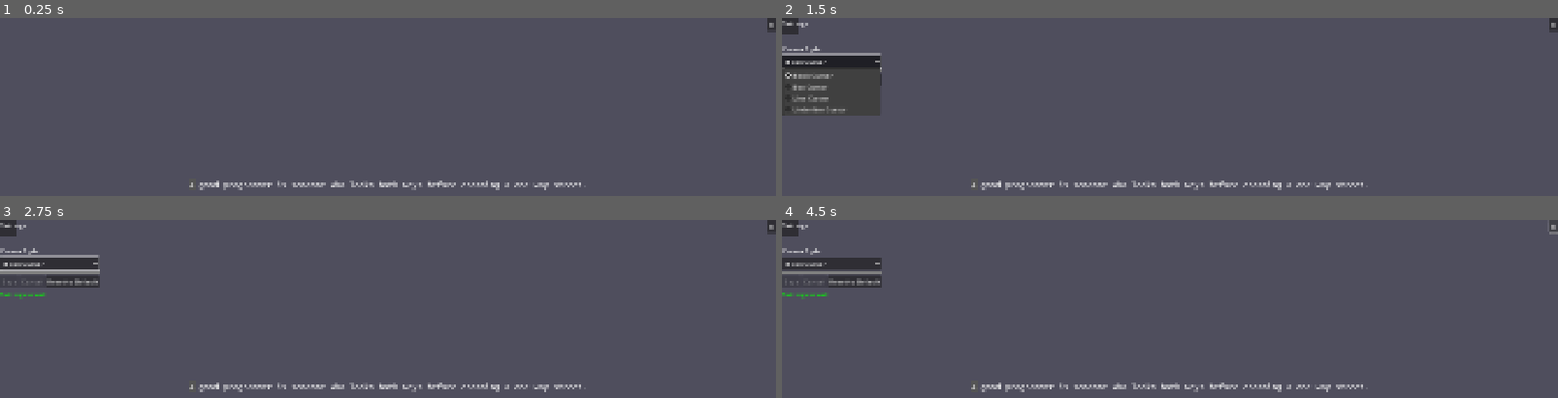
Above: before the commit, frames 1-4 (two rows, left to right).
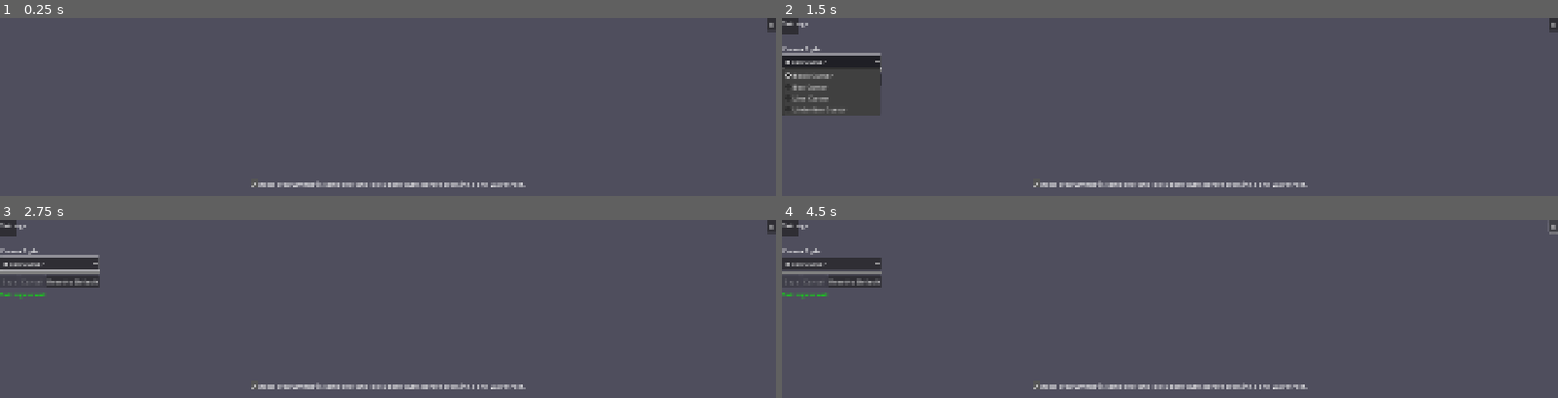
Above: after the commit, the same moments.

Repository: Mathijs-Bakker/glove80-ninja
Game: Godot game, scene res://src/main/main.tscn
The game is run twice, just before and just after one commit, with the same random seed, the same clock (stepped at 60 frames per second) and the same inputs. Before the commit the project starts from res://scenes/main/main.tscn.
Inputs:
- Up to frame 1 (0.25 s): no input
- Up to frame 2 (1.5 s): click "⚙" at 0.5 s; click "Block Cursor" at 1.25 s
- Up to frame 3 (2.75 s): click "Reset to Default" at 2 s
- Up to frame 4 (4.5 s): click "⚙" at 2.75 s; click "Block Cursor" at 3.5 s; click "⚙" at 4.25 s

The runs differ from the first frame. In frame 1, 1.0% of the frame differs, in the area x 24-75%, y 91-97%; in frame 2, 1.0%; in frame 3, 1.0%; in frame 4, 1.0%.

Commit message:
Update project structure.

Diff:
--- a/glove80-ninja/project.godot
+++ b/glove80-ninja/project.godot
@@ -16,12 +16,13 @@
 boot_splash/bg_color=Color(0.231606, 0.353981, 0.409801, 1)
 boot_splash/fullsize=false
 boot_splash/image="uid://c4he1hocbe6g"
-config/icon="res://assets/icon.svg"
+config/icon="res://assets/identity/icon.svg"
 boot_splash/minimum_display_time=30
 
 [autoload]
 
 ConfigManager="*res://autoload/config_manager.gd"
+Log="*res://addons/logger/logger.gd"
 
 [display]
 
@@ -29,3 +30,7 @@
 window/size/viewport_height=1080
 window/stretch/mode="canvas_items"
 window/dpi/allow_hidpi=false
+
+[editor_plugins]
+
+enabled=PackedStringArray("res://addons/logger/plugin.cfg")
--- a/glove80-ninja/scenes/main/main.tscn
+++ /dev/null
@@ -1,6 +0,0 @@
-[gd_scene load_steps=2 format=3 uid="uid://btxgor12njard"]
-
-[ext_resource type="Script" uid="uid://cbevod868l1gh" path="res://scripts/main.gd" id="1_iuonh"]
-
-[node name="Main" type="Node"]
-script = ExtResource("1_iuonh")
--- a/glove80-ninja/scenes/settings/settings.tscn
+++ /dev/null
@@ -1,54 +0,0 @@
-[gd_scene load_steps=2 format=3 uid="uid://dapuh3efjdkbu"]
-
-[ext_resource type="Script" uid="uid://cefb0xy3tuug8" path="res://scripts/settings.gd" id="1_26ncd"]
-
-[node name="Settings" type="Control"]
-layout_mode = 3
-anchors_preset = 0
-script = ExtResource("1_26ncd")
-
-[node name="Panel" type="Panel" parent="."]
-layout_mode = 0
-offset_right = 40.0
-offset_bottom = 40.0
-
-[node name="VBoxContainer" type="VBoxContainer" parent="Panel"]
-layout_mode = 0
-offset_right = 40.0
-offset_bottom = 40.0
-
-[node name="Title" type="Label" parent="Panel/VBoxContainer"]
-layout_mode = 2
-text = "Settings
-"
-
-[node name="HSeparator" type="HSeparator" parent="Panel/VBoxContainer"]
-layout_mode = 2
-
-[node name="CursorLabel" type="Label" parent="Panel/VBoxContainer"]
-layout_mode = 2
-text = "Cursor Style:"
-
-[node name="CursorOption" type="OptionButton" parent="Panel/VBoxContainer"]
-layout_mode = 2
-
-[node name="HSeparator2" type="HSeparator" parent="Panel/VBoxContainer"]
-layout_mode = 2
-
-[node name="HBoxContainer" type="HBoxContainer" parent="Panel/VBoxContainer"]
-layout_mode = 2
-
-[node name="SaveBtn" type="Button" parent="Panel/VBoxContainer/HBoxContainer"]
-layout_mode = 2
-text = "Save"
-
-[node name="CancelBtn" type="Button" parent="Panel/VBoxContainer/HBoxContainer"]
-layout_mode = 2
-text = "Cancel"
-
-[node name="ResetBtn" type="Button" parent="Panel/VBoxContainer/HBoxContainer"]
-layout_mode = 2
-text = "Reset to Default"
-
-[node name="StatusLabel" type="Label" parent="Panel/VBoxContainer"]
-layout_mode = 2
--- a/glove80-ninja/scenes/typing game controller/typing_game.tscn
+++ /dev/null
@@ -1,68 +0,0 @@
-[gd_scene load_steps=3 format=3 uid="uid://v1twkfdtvwwj"]
-
-[ext_resource type="Script" uid="uid://cq0s66p8ibd80" path="res://scripts/typing_game_controller.gd" id="1_wcbk7"]
-[ext_resource type="Theme" uid="uid://dcmue30t571sw" path="res://themes/default.tres" id="2_uuxtn"]
-
-[node name="Main" type="Control"]
-layout_mode = 3
-anchors_preset = 15
-anchor_right = 1.0
-anchor_bottom = 1.0
-grow_horizontal = 2
-grow_vertical = 2
-script = ExtResource("1_wcbk7")
-
-[node name="Background" type="ColorRect" parent="."]
-layout_mode = 1
-anchors_preset = 15
-anchor_right = 1.0
-anchor_bottom = 1.0
-offset_bottom = -951.0
-grow_horizontal = 2
-grow_vertical = 2
-scale = Vector2(1, 8.4)
-color = Color(0.309804, 0.305882, 0.364706, 1)
-
-[node name="VBoxContainer" type="VBoxContainer" parent="."]
-layout_mode = 1
-anchors_preset = 8
-anchor_left = 0.5
-anchor_top = 0.5
-anchor_right = 0.5
-anchor_bottom = 0.5
-offset_left = -525.0
-offset_top = -141.5
-offset_right = 525.0
-offset_bottom = 141.5
-grow_horizontal = 2
-grow_vertical = 2
-
-[node name="CenterContainer" type="MarginContainer" parent="VBoxContainer"]
-layout_mode = 2
-
-[node name="SampleLabel" type="RichTextLabel" parent="VBoxContainer/CenterContainer"]
-layout_mode = 2
-theme = ExtResource("2_uuxtn")
-bbcode_enabled = true
-text = "Example  Text"
-fit_content = true
-scroll_active = false
-autowrap_mode = 2
-horizontal_alignment = 1
-
-[node name="StatsLabel" type="Label" parent="VBoxContainer"]
-layout_mode = 2
-
-[node name="SettingsBtn" type="Button" parent="."]
-layout_mode = 1
-anchors_preset = 1
-anchor_left = 1.0
-anchor_right = 1.0
-offset_left = -18.0
-offset_bottom = 31.0
-grow_horizontal = 0
-text = "⚙"
-
-[node name="Timer" type="Timer" parent="."]
-
-[node name="IdleTimer" type="Timer" parent="."]
--- a/glove80-ninja/scenes/virtual keyboard/virtual_keyboard.tscn
+++ /dev/null
@@ -1,8 +0,0 @@
-[gd_scene load_steps=2 format=3 uid="uid://c1og1ei5bsewr"]
-
-[ext_resource type="Script" uid="uid://c6wlhtcag3l2s" path="res://scripts/virtual_keyboard.gd" id="1_gkkcr"]
-
-[node name="VirtualKeyboard" type="Control"]
-layout_mode = 3
-anchors_preset = 0
-script = ExtResource("1_gkkcr")
--- a/glove80-ninja/scripts/main.gd
+++ /dev/null
@@ -1,19 +0,0 @@
-extends Node
-class_name Main
-
-func _ready() -> void:
-    print("🎯 Main scene loaded")
-
-    # Load and add typing_game.tscn as a child
-    var typing_game_scene = preload("res://scenes/typing game controller/typing_game.tscn")
-    var typing_game_instance = typing_game_scene.instantiate()
-    add_child(typing_game_instance)
-    typing_game_instance.name = "TypingGame"
-
-    print("✅ TypingGame instance added as child")
-
-    # Verify ConfigManager exists
-    if has_node("/root/ConfigManager"):
-        print("✅ ConfigManager found")
-    else:
-        print("❌ ConfigManager NOT found")
--- a/glove80-ninja/scripts/settings_manager.gd
+++ /dev/null
@@ -1,28 +0,0 @@
-extends Node
-
-@onready var settings_btn: Button = $SettingsBtn
-@onready var config_manager = get_node("/root/ConfigManager")
-
-var settings_scene: Control
-
-func _ready():
-	settings_scene = preload("res://scenes/settings/settings.tscn").instantiate()
-	get_parent().add_child(settings_scene)
-	settings_scene.hide()
-	settings_btn.pressed.connect(open_settings)
-
-func open_settings() -> void:
-	settings_scene.show()
-
-func close_settings() -> void:
-	settings_scene.hide()
-
-func handle_settings_input(event: InputEventKey) -> bool:
-	if event.keycode == KEY_ESCAPE and event.pressed and not event.echo:
-		if settings_scene.visible:
-			close_settings()
-			return true
-		else:
-			open_settings()
-			return true
-	return false
--- a/glove80-ninja/scripts/typing_game_controller.gd
+++ /dev/null
@@ -1,189 +0,0 @@
-extends Control
-class_name TypingGameController
-
-## Handles all typing game logic and coordination
-
-
-#region Dependencies
-var typing_manager: TypingManager
-var stats_manager: StatsManager
-var text_display: TextDisplayManager
-#endregion
-
-
-#region Scene References
-@onready var sample_label: RichTextLabel = $VBoxContainer/CenterContainer/SampleLabel
-@onready var stats_label: Label = $VBoxContainer/StatsLabel
-@onready var idle_timer: Timer = $IdleTimer
-@onready var settings_btn: Button = $SettingsBtn
-#endregion
-
-
-#region Constants
-const IDLE_TIMEOUT := 10.0
-const RESULTS_DISPLAY_TIME := 2.0
-#endregion
-
-
-#region State
-var settings_scene: Control
-#endregion
-
-
-func _ready() -> void:
-    initialize_game()
-
-
-func initialize_game() -> void:
-    setup_managers()
-    setup_ui()
-    setup_timers()
-    setup_connections()
-
-    start_new_exercise()
-    print("Typing game ready")
-
-
-func setup_managers() -> void:
-    typing_manager = TypingManager.new()
-    stats_manager = StatsManager.new()
-    text_display = TextDisplayManager.new()
-
-    var config_manager = get_node("/root/ConfigManager")
-    text_display.setup(sample_label, config_manager)
-
-
-func setup_ui() -> void:
-    settings_btn.pressed.connect(open_settings)
-    print("UI setup complete")
-
-
-func setup_timers() -> void:
-    idle_timer.wait_time = IDLE_TIMEOUT
-    idle_timer.one_shot = true
-    idle_timer.timeout.connect(_on_idle_timeout)
-    print("Timers setup complete")
-
-
-func setup_connections() -> void:
-    # Typing manager connections
-    typing_manager.typing_started.connect(_on_typing_started)
-    typing_manager.typing_finished.connect(_on_typing_finished)
-    typing_manager.character_typed.connect(_on_character_typed)
-    typing_manager.progress_updated.connect(_on_progress_updated)
-
-    # Stats manager connections
-    stats_manager.stats_updated.connect(_on_stats_updated)
-    print("Signal connections setup complete")
-
-
-func start_new_exercise() -> void:
-    var text_provider = TextProvider.new()
-    var sample_text = text_provider.get_random_sample()
-    typing_manager.load_new_text(sample_text)
-    stats_manager.stop_timing()
-    update_display()
-    print("New exercise started")
-
-
-func update_display() -> void:
-    text_display.update_display(typing_manager.get_display_data())
-
-
-func open_settings() -> void:
-    if not settings_scene:
-        settings_scene = preload("res://scenes/settings/settings.tscn").instantiate()
-        add_child(settings_scene)
-
-    settings_scene.show()
-    print("Settings opened")
-
-
-func _input(event: InputEvent) -> void:
-    if not event is InputEventKey:
-        return
-
-    var key_event := event as InputEventKey
-    if not key_event.pressed or key_event.echo:
-        return
-
-    if key_event.keycode == KEY_ESCAPE:
-        toggle_settings()
-        return
-
-    if typing_manager.handle_input(key_event):
-        reset_idle_timer()
-        update_display()
-
-
-func reset_idle_timer() -> void:
-    if idle_timer.is_stopped():
-        idle_timer.start()
-    else:
-        idle_timer.start(IDLE_TIMEOUT)
-
-
-func toggle_settings() -> void:
-    if settings_scene and settings_scene.visible:
-        settings_scene.hide()
-        print("Settings closed")
-    else:
-        open_settings()
-
-
-func _on_typing_started() -> void:
-    stats_manager.start_timing()
-    idle_timer.start()
-    print("Typing started")
-
-
-func _on_typing_finished(_wpm: float, _accuracy: float, _time: float, _mistakes: int) -> void:
-    complete_exercise()
-
-
-func complete_exercise() -> void:
-    var final_stats = get_final_stats()
-    show_results(final_stats)
-
-    await get_tree().create_timer(RESULTS_DISPLAY_TIME).timeout
-    start_new_exercise()
-
-
-func get_final_stats() -> Dictionary:
-    return stats_manager.get_final_stats(
-        typing_manager.user_input.length(),
-        typing_manager.calculate_accuracy(),
-        typing_manager.mistakes
-    )
-
-
-func show_results(stats: Dictionary) -> void:
-    var results_text = "Completed! WPM: %.1f | Accuracy: %.1f%% | Time: %.1fs | Mistakes: %d" % [
-        stats.get("wpm", 0.0),
-        stats.get("accuracy", 0.0),
-        stats.get("time", 0.0),
-        stats.get("mistakes", 0)
-    ]
-    stats_label.text = results_text
-    print("Exercise completed: ", results_text)
-
-
-func _on_character_typed(_correct: bool) -> void:
-    stats_manager.update_wpm(typing_manager.user_input.length())
-
-
-func _on_progress_updated(_progress: float) -> void:
-    update_display()
-
-
-func _on_stats_updated(wpm: float, accuracy: float, mistakes: int) -> void:
-    text_display.update_stats_display(
-        {"wpm": wpm, "accuracy": accuracy, "mistakes": mistakes},
-        stats_label
-    )
-
-
-func _on_idle_timeout() -> void:
-    if typing_manager.is_typing and not typing_manager.user_input.is_empty():
-        print("Resetting due to inactivity...")
-        start_new_exercise()
--- a/glove80-ninja/scripts/virtual_keyboard.gd
+++ /dev/null
@@ -1,24 +0,0 @@
-# Create a separate scene for virtual keyboard
-# VirtualKeyboard.gd
-extends HBoxContainer
-
-@onready var key_scene = preload("res://Key.tscn")  # Create a simple Key scene
-
-func _ready():
-    create_keyboard()
-
-func create_keyboard():
-    var rows = [
-        "1234567890-=",
-        "qwertyuiop[]",
-        "asdfghjkl;'",
-        "zxcvbnm,./"
-    ]
-
-    for row in rows:
-        var row_container = HBoxContainer.new()
-        for char in row:
-            var key = key_scene.instantiate()
-            key.get_node("Label").text = char
-            row_container.add_child(key)
-        add_child(row_container)xtends Control
--- /dev/null
+++ b/glove80-ninja/src/main/main.gd
@@ -0,0 +1,10 @@
+extends Node
+
+func _ready() -> void:
+    Log.info("[main] Application started.")
+
+    # Load and add typing_game.tscn as a child
+    var typing_game_scene = preload("res://src/practice/practice.tscn")
+    var typing_game_instance = typing_game_scene.instantiate()
+    add_child(typing_game_instance)
+    typing_game_instance.name = "TypingGame"
--- /dev/null
+++ b/glove80-ninja/src/main/main.tscn
@@ -0,0 +1,6 @@
+[gd_scene load_steps=2 format=3 uid="uid://btxgor12njard"]
+
+[ext_resource type="Script" uid="uid://cbevod868l1gh" path="res://src/main/main.gd" id="1_iuonh"]
+
+[node name="Main" type="Node"]
+script = ExtResource("1_iuonh")
--- /dev/null
+++ b/glove80-ninja/src/practice/practice.tscn
@@ -0,0 +1,68 @@
+[gd_scene load_steps=3 format=3 uid="uid://dwca0eexv6w8s"]
+
+[ext_resource type="Script" uid="uid://bflxvmshipy01" path="res://src/practice/practice_controller.gd" id="1_3s2vg"]
+[ext_resource type="Theme" uid="uid://dcmue30t571sw" path="res://themes/default.tres" id="2_p0pty"]
+
+[node name="Practice" type="Control"]
+layout_mode = 3
+anchors_preset = 15
+anchor_right = 1.0
+anchor_bottom = 1.0
+grow_horizontal = 2
+grow_vertical = 2
+script = ExtResource("1_3s2vg")
+
+[node name="Background" type="ColorRect" parent="."]
+layout_mode = 1
+anchors_preset = 15
+anchor_right = 1.0
+anchor_bottom = 1.0
+offset_bottom = -951.0
+grow_horizontal = 2
+grow_vertical = 2
+scale = Vector2(1, 8.4)
+color = Color(0.309804, 0.305882, 0.364706, 1)
+
+[node name="VBoxContainer" type="VBoxContainer" parent="."]
+layout_mode = 1
+anchors_preset = 8
+anchor_left = 0.5
+anchor_top = 0.5
+anchor_right = 0.5
+anchor_bottom = 0.5
+offset_left = -525.0
+offset_top = -141.5
+offset_right = 525.0
+offset_bottom = 141.5
+grow_horizontal = 2
+grow_vertical = 2
+
+[node name="CenterContainer" type="MarginContainer" parent="VBoxContainer"]
+layout_mode = 2
+
+[node name="SampleLabel" type="RichTextLabel" parent="VBoxContainer/CenterContainer"]
+layout_mode = 2
+theme = ExtResource("2_p0pty")
+bbcode_enabled = true
+text = "Example  Text"
+fit_content = true
+scroll_active = false
+autowrap_mode = 2
+horizontal_alignment = 1
+
+[node name="StatsLabel" type="Label" parent="VBoxContainer"]
+layout_mode = 2
+
+[node name="SettingsBtn" type="Button" parent="."]
+layout_mode = 1
+anchors_preset = 1
+anchor_left = 1.0
+anchor_right = 1.0
+offset_left = -18.0
+offset_bottom = 31.0
+grow_horizontal = 0
+text = "⚙"
+
+[node name="Timer" type="Timer" parent="."]
+
+[node name="IdleTimer" type="Timer" parent="."]
--- /dev/null
+++ b/glove80-ninja/src/practice/practice_controller.gd
@@ -0,0 +1,189 @@
+extends Control
+class_name TypingGameController
+
+## Handles all typing game logic and coordination
+
+
+#region Dependencies
+var typing_manager: TypingManager
+var stats_manager: StatsManager
+var text_display: TextDisplayManager
+#endregion
+
+
+#region Scene References
+@onready var sample_label: RichTextLabel = $VBoxContainer/CenterContainer/SampleLabel
+@onready var stats_label: Label = $VBoxContainer/StatsLabel
+@onready var idle_timer: Timer = $IdleTimer
+@onready var settings_btn: Button = $SettingsBtn
+#endregion
+
+
+#region Constants
+const IDLE_TIMEOUT := 10.0
+const RESULTS_DISPLAY_TIME := 2.0
+#endregion
+
+
+#region State
+var settings_scene: Control
+#endregion
+
+
+func _ready() -> void:
+	initialize_game()
+
+
+func initialize_game() -> void:
+	setup_managers()
+	setup_ui()
+	setup_timers()
+	setup_connections()
+
+	start_new_exercise()
+	print("Typing game ready")
+
+
+func setup_managers() -> void:
+	typing_manager = TypingManager.new()
+	stats_manager = StatsManager.new()
+	text_display = TextDisplayManager.new()
+
+	var config_manager = get_node("/root/ConfigManager")
+	text_display.setup(sample_label, config_manager)
+
+
+func setup_ui() -> void:
+	settings_btn.pressed.connect(open_settings)
+	print("UI setup complete")
+
+
+func setup_timers() -> void:
+	idle_timer.wait_time = IDLE_TIMEOUT
+	idle_timer.one_shot = true
+	idle_timer.timeout.connect(_on_idle_timeout)
+	print("Timers setup complete")
+
+
+func setup_connections() -> void:
+	# Typing manager connections
+	typing_manager.typing_started.connect(_on_typing_started)
+	typing_manager.typing_finished.connect(_on_typing_finished)
+	typing_manager.character_typed.connect(_on_character_typed)
+	typing_manager.progress_updated.connect(_on_progress_updated)
+
+	# Stats manager connections
+	stats_manager.stats_updated.connect(_on_stats_updated)
+	print("Signal connections setup complete")
+
+
+func start_new_exercise() -> void:
+	var text_provider = TextProvider.new()
+	var sample_text = text_provider.get_random_sample()
+	typing_manager.load_new_text(sample_text)
+	stats_manager.stop_timing()
+	update_display()
+	print("New exercise started")
+
+
+func update_display() -> void:
+	text_display.update_display(typing_manager.get_display_data())
+
+
+func open_settings() -> void:
+	if not settings_scene:
+		settings_scene = preload("res://src/settings/settings.tscn").instantiate()
+		add_child(settings_scene)
+
+	settings_scene.show()
+	print("Settings opened")
+
+
+func _input(event: InputEvent) -> void:
+	if not event is InputEventKey:
+		return
+
+	var key_event := event as InputEventKey
+	if not key_event.pressed or key_event.echo:
+		return
+
+	if key_event.keycode == KEY_ESCAPE:
+		toggle_settings()
+		return
+
+	if typing_manager.handle_input(key_event):
+		reset_idle_timer()
+		update_display()
+
+
+func reset_idle_timer() -> void:
+	if idle_timer.is_stopped():
+		idle_timer.start()
+	else:
+		idle_timer.start(IDLE_TIMEOUT)
+
+
+func toggle_settings() -> void:
+	if settings_scene and settings_scene.visible:
+		settings_scene.hide()
+		print("Settings closed")
+	else:
+		open_settings()
+
+
+func _on_typing_started() -> void:
+	stats_manager.start_timing()
+	idle_timer.start()
+	print("Typing started")
+
+
+func _on_typing_finished(_wpm: float, _accuracy: float, _time: float, _mistakes: int) -> void:
+	complete_exercise()
+
+
+func complete_exercise() -> void:
+	var final_stats = get_final_stats()
+	show_results(final_stats)
+
+	await get_tree().create_timer(RESULTS_DISPLAY_TIME).timeout
+	start_new_exercise()
+
+
+func get_final_stats() -> Dictionary:
+	return stats_manager.get_final_stats(
+		typing_manager.user_input.length(),
+		typing_manager.calculate_accuracy(),
+		typing_manager.mistakes
+	)
+
+
+func show_results(stats: Dictionary) -> void:
+	var results_text = "Completed! WPM: %.1f | Accuracy: %.1f%% | Time: %.1fs | Mistakes: %d" % [
+		stats.get("wpm", 0.0),
+		stats.get("accuracy", 0.0),
+		stats.get("time", 0.0),
+		stats.get("mistakes", 0)
+	]
+	stats_label.text = results_text
+	print("Exercise completed: ", results_text)
+
+
+func _on_character_typed(_correct: bool) -> void:
+	stats_manager.update_wpm(typing_manager.user_input.length())
+
+
+func _on_progress_updated(_progress: float) -> void:
+	update_display()
+
+
+func _on_stats_updated(wpm: float, accuracy: float, mistakes: int) -> void:
+	text_display.update_stats_display(
+		{"wpm": wpm, "accuracy": accuracy, "mistakes": mistakes},
+		stats_label
+	)
+
+
+func _on_idle_timeout() -> void:
+	if typing_manager.is_typing and not typing_manager.user_input.is_empty():
+		print("Resetting due to inactivity...")
+		start_new_exercise()
--- /dev/null
+++ b/glove80-ninja/src/settings/settings.tscn
@@ -0,0 +1,54 @@
+[gd_scene load_steps=2 format=3 uid="uid://dapuh3efjdkbu"]
+
+[ext_resource type="Script" uid="uid://cefb0xy3tuug8" path="res://src/settings/settings.gd" id="1_38khj"]
+
+[node name="Settings" type="Control"]
+layout_mode = 3
+anchors_preset = 0
+script = ExtResource("1_38khj")
+
+[node name="Panel" type="Panel" parent="."]
+layout_mode = 0
+offset_right = 40.0
+offset_bottom = 40.0
+
+[node name="VBoxContainer" type="VBoxContainer" parent="Panel"]
+layout_mode = 0
+offset_right = 40.0
+offset_bottom = 40.0
+
+[node name="Title" type="Label" parent="Panel/VBoxContainer"]
+layout_mode = 2
+text = "Settings
+"
+
+[node name="HSeparator" type="HSeparator" parent="Panel/VBoxContainer"]
+layout_mode = 2
+
+[node name="CursorLabel" type="Label" parent="Panel/VBoxContainer"]
+layout_mode = 2
+text = "Cursor Style:"
+
+[node name="CursorOption" type="OptionButton" parent="Panel/VBoxContainer"]
+layout_mode = 2
+
+[node name="HSeparator2" type="HSeparator" parent="Panel/VBoxContainer"]
+layout_mode = 2
+
+[node name="HBoxContainer" type="HBoxContainer" parent="Panel/VBoxContainer"]
+layout_mode = 2
+
+[node name="SaveBtn" type="Button" parent="Panel/VBoxContainer/HBoxContainer"]
+layout_mode = 2
+text = "Save"
+
+[node name="CancelBtn" type="Button" parent="Panel/VBoxContainer/HBoxContainer"]
+layout_mode = 2
+text = "Cancel"
+
+[node name="ResetBtn" type="Button" parent="Panel/VBoxContainer/HBoxContainer"]
+layout_mode = 2
+text = "Reset to Default"
+
+[node name="StatusLabel" type="Label" parent="Panel/VBoxContainer"]
+layout_mode = 2
--- /dev/null
+++ b/glove80-ninja/src/settings/settings_manager.gd
@@ -0,0 +1,28 @@
+extends Node
+
+@onready var settings_btn: Button = $SettingsBtn
+@onready var config_manager = get_node("/root/ConfigManager")
+
+var settings_scene: Control
+
+func _ready():
+	settings_scene = preload("res://src/settings/settings.tscn").instantiate()
+	get_parent().add_child(settings_scene)
+	settings_scene.hide()
+	settings_btn.pressed.connect(open_settings)
+
+func open_settings() -> void:
+	settings_scene.show()
+
+func close_settings() -> void:
+	settings_scene.hide()
+
+func handle_settings_input(event: InputEventKey) -> bool:
+	if event.keycode == KEY_ESCAPE and event.pressed and not event.echo:
+		if settings_scene.visible:
+			close_settings()
+			return true
+		else:
+			open_settings()
+			return true
+	return false
--- /dev/null
+++ b/glove80-ninja/src/virtual_keyboard/virtual_keyboard.gd
@@ -0,0 +1,25 @@
+# Create a separate scene for virtual keyboard
+# VirtualKeyboard.gd
+extends HBoxContainer
+
+@onready var key_scene = preload("res://Key.tscn")  # Create a simple Key scene
+
+func _ready():
+    create_keyboard()
+
+func create_keyboard():
+    var rows = [
+        "1234567890-=",
+        "qwertyuiop[]",
+        "asdfghjkl;'",
+        "zxcvbnm,./"
+    ]
+
+    for row in rows:
+        var row_container = HBoxContainer.new()
+        for char in row:
+            var key = key_scene.instantiate()
+            key.get_node("Label").text = char
+            row_container.add_child(key)
+
+        add_child(row_container)xtends Control
--- /dev/null
+++ b/glove80-ninja/src/virtual_keyboard/virtual_keyboard.tscn
@@ -0,0 +1,8 @@
+[gd_scene load_steps=2 format=3 uid="uid://c1og1ei5bsewr"]
+
+[ext_resource type="Script" uid="uid://c6wlhtcag3l2s" path="res://src/virtual_keyboard/virtual_keyboard.gd" id="1_4ewo5"]
+
+[node name="VirtualKeyboard" type="Control"]
+layout_mode = 3
+anchors_preset = 0
+script = ExtResource("1_4ewo5")
--- a/glove80-ninja/themes/default.tres
+++ b/glove80-ninja/themes/default.tres
@@ -1,9 +1,9 @@
 [gd_resource type="Theme" load_steps=5 format=3 uid="uid://dcmue30t571sw"]
 
-[ext_resource type="FontFile" uid="uid://oofw660lk3mw" path="res://fonts/Ubuntu_Mono/UbuntuMono-Regular.ttf" id="1_50bnw"]
-[ext_resource type="FontFile" uid="uid://bedpb6igfvpjb" path="res://fonts/Ubuntu_Mono/UbuntuMono-Bold.ttf" id="2_cefca"]
-[ext_resource type="FontFile" uid="uid://ces7ks37q00jy" path="res://fonts/Ubuntu_Mono/UbuntuMono-BoldItalic.ttf" id="3_ed8xq"]
-[ext_resource type="FontFile" uid="uid://b5slrqkdeex8r" path="res://fonts/Ubuntu_Mono/UbuntuMono-Italic.ttf" id="4_u7cj8"]
+[ext_resource type="FontFile" uid="uid://oofw660lk3mw" path="res://assets/fonts/Ubuntu_Mono/UbuntuMono-Regular.ttf" id="1_50bnw"]
+[ext_resource type="FontFile" uid="uid://bedpb6igfvpjb" path="res://assets/fonts/Ubuntu_Mono/UbuntuMono-Bold.ttf" id="2_cefca"]
+[ext_resource type="FontFile" uid="uid://ces7ks37q00jy" path="res://assets/fonts/Ubuntu_Mono/UbuntuMono-BoldItalic.ttf" id="3_ed8xq"]
+[ext_resource type="FontFile" uid="uid://b5slrqkdeex8r" path="res://assets/fonts/Ubuntu_Mono/UbuntuMono-Italic.ttf" id="4_u7cj8"]
 
 [resource]
 LineEdit/font_sizes/font_size = 47
Binary file removed: glove80-ninja/fonts/Cormorant/Cormorant-Italic-VariableFont_wght.ttf
Not shown, removed: glove80-ninja/fonts/Cormorant/Cormorant-Italic-VariableFont_wght.ttf.import
Binary file removed: glove80-ninja/fonts/Cormorant/Cormorant-VariableFont_wght.ttf
Not shown, removed: glove80-ninja/fonts/Cormorant/Cormorant-VariableFont_wght.ttf.import
Binary file removed: glove80-ninja/fonts/Courier_Prime/CourierPrime-Bold.ttf
Not shown, removed: glove80-ninja/fonts/Courier_Prime/CourierPrime-Bold.ttf.import
Binary file removed: glove80-ninja/fonts/Courier_Prime/CourierPrime-BoldItalic.ttf
Not shown, removed: glove80-ninja/fonts/Courier_Prime/CourierPrime-BoldItalic.ttf.import
Binary file removed: glove80-ninja/fonts/Courier_Prime/CourierPrime-Italic.ttf
Not shown, removed: glove80-ninja/fonts/Courier_Prime/CourierPrime-Italic.ttf.import
Binary file removed: glove80-ninja/fonts/Courier_Prime/CourierPrime-Regular.ttf
Not shown, removed: glove80-ninja/fonts/Courier_Prime/CourierPrime-Regular.ttf.import
(and 65 more such lines)
